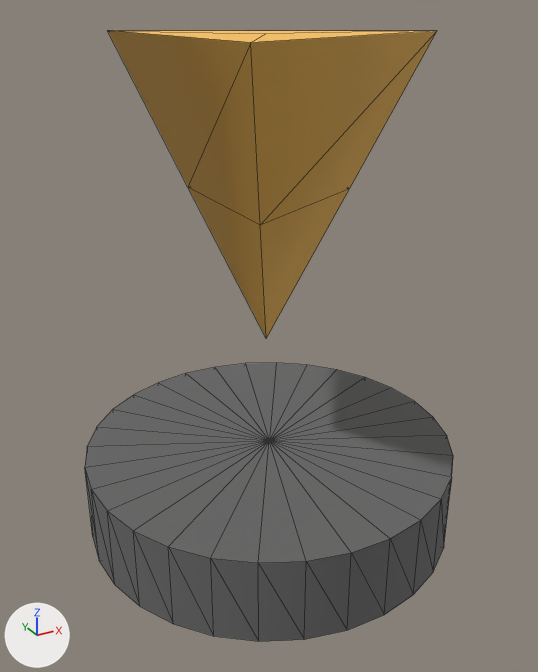
The glTF model src/assets/models/portals/pyrOrange.glb, before and after one commit.
Camera for both pictures: a 50 mm camera at (-14.9, -27.1, 23.0) aimed at (-0.3, -0.5, 9.7). Arrows for +X, +Y and +Z are at lower left; the lights stay in place. Mesh edges are drawn as thin lines. Where no turn or scale is listed for an object, it has been applied to the vertices. Vertices at the same position are counted once.

In view in the first picture: '007_Cone_2', '008_Cylinder_-_baked_10'.
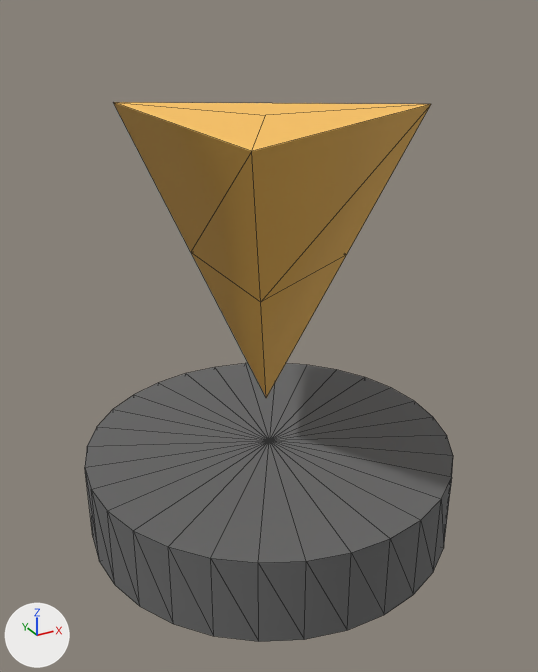
Where the change shows, as pixel boxes (x1, y1, x2, y2) in the pictures (538 x 672 px):
'007_Cone_2', mesh moved: before (107, 30, 437, 339); after (113, 102, 431, 398)

Patch to the scene script:
```diff
--- a/src/assets/models/portals/pyrOrange.glb.py
+++ b/src/assets/models/portals/pyrOrange.glb.py
@@ me_007_cone_2 @@
 me_007_cone_2.from_pydata(...)  # 8 vertices, 12 faces; spans x -4.56..7.95, y -7.21..7.01, z 9.41..22.11
 # used by ob_007_cone_2; location = (0.0, 0.0, 0.0)
+# me_007_cone_2 part 1: the whole mesh is moved by (0.0, 0.0, -3.0)
 me_007_cone_2.materials.append(mat_yorb_orange_e9397066_2a3c_4a20_b542_6cd818e88b07)
```
